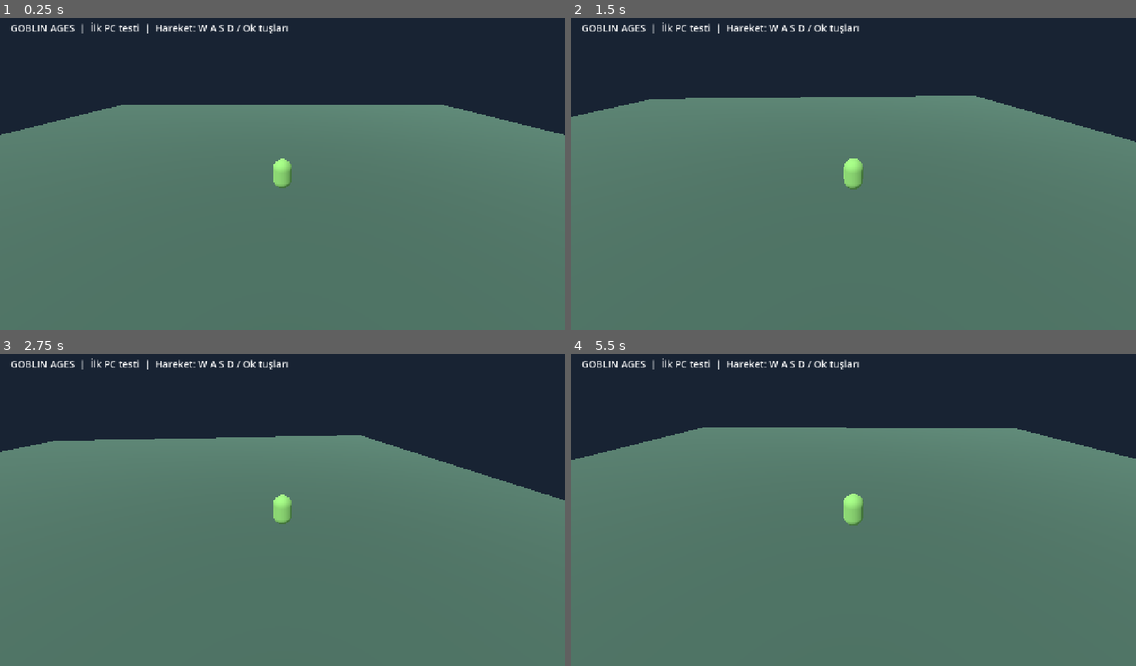
Above: before the commit, frames 1-4 (two rows, left to right).
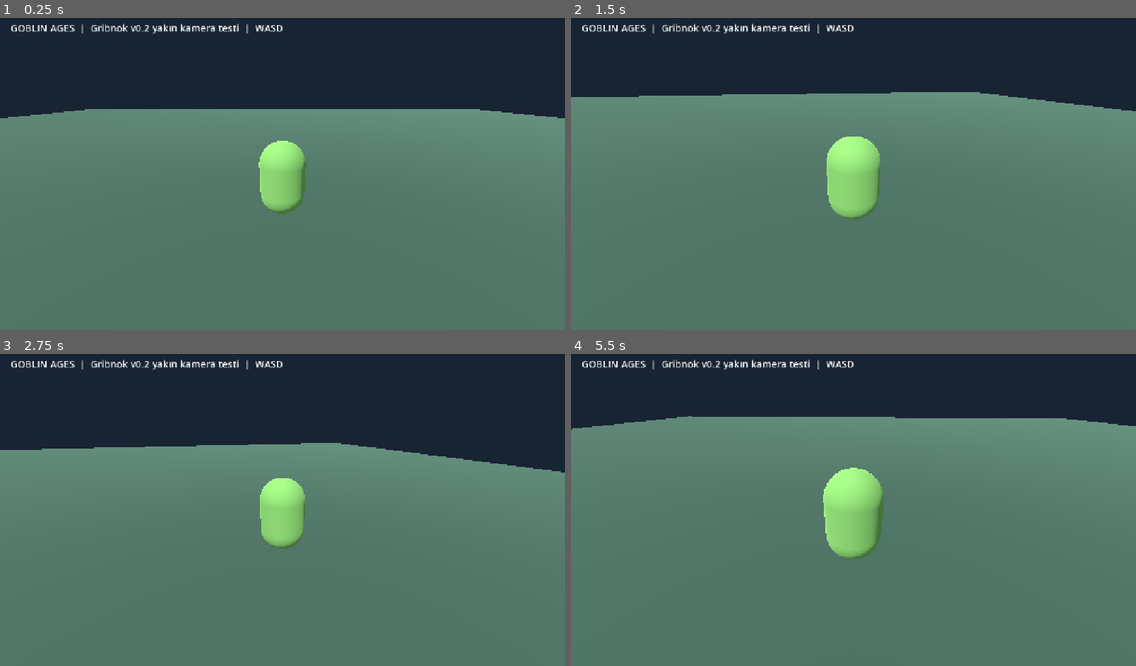
Above: after the commit, the same moments.

Repository: aydinsoylemez1903-beep/GoblinAges
Game: Godot game, scene res://scenes/main.tscn
The game is run twice, just before and just after one commit, with the same random seed, the same clock (stepped at 60 frames per second) and the same inputs.
Inputs:
- Up to frame 1 (0.25 s): no input
- Up to frame 2 (1.5 s): tap Enter at 0.5 s; hold D 0.53-1.28 s; hold S from 1.28 s (still down)
- Up to frame 3 (2.75 s): release S at 2.03 s; hold D from 2.03 s (still down)
- Up to frame 4 (5.5 s): release D at 2.78 s; hold W 2.78-3.53 s; hold A 3.53-5.03 s; hold S from 5.03 s (still down)

The runs differ from the first frame. In frame 1, 3.8% of the frame differs, in the area x 0-100%, y 1-63%; in frame 2, 5.1%; in frame 3, 4.7%; in frame 4, 7.9%, in the area x 0-100%, y 1-66%.

Commit message:
Zoom PC gameplay camera in for detailed Gribnok v0.2 visual check

Diff:
--- a/scripts/main.gd
+++ b/scripts/main.gd
@@ -94,7 +94,7 @@
 
 func _create_camera() -> void:
     camera = Camera3D.new()
-    camera.position = Vector3(0, 5.5, 9.0)
+    camera.position = Vector3(0, 2.4, 3.8)
     camera.current = true
     add_child(camera)
     camera.look_at(Vector3(0, 0.9, 0))
@@ -103,7 +103,7 @@
     var layer := CanvasLayer.new()
     add_child(layer)
     var label := Label.new()
-    label.text = "GOBLIN AGES  |  İlk PC testi  |  Hareket: W A S D / Ok tuşları"
+    label.text = "GOBLIN AGES  |  Gribnok v0.2 yakın kamera testi  |  WASD"
     label.position = Vector2(24, 20)
     label.add_theme_font_size_override("font_size", 22)
     layer.add_child(label)
@@ -123,6 +123,6 @@
         goblin.position += Vector3(input_dir.x, 0, input_dir.y) * goblin_speed * delta
         goblin.rotation.y = atan2(-input_dir.x, -input_dir.y)
     if camera != null:
-        var target := goblin.position + Vector3(0, 5.5, 9.0)
+        var target := goblin.position + Vector3(0, 2.4, 3.8)
         camera.position = camera.position.lerp(target, minf(1.0, delta * 4.0))
         camera.look_at(goblin.position + Vector3(0, 0.9, 0))
